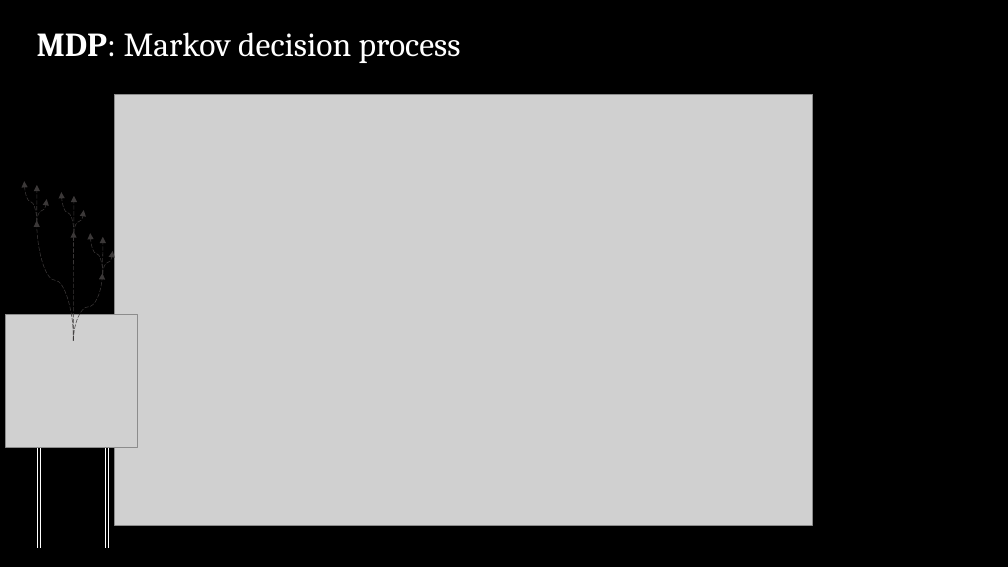
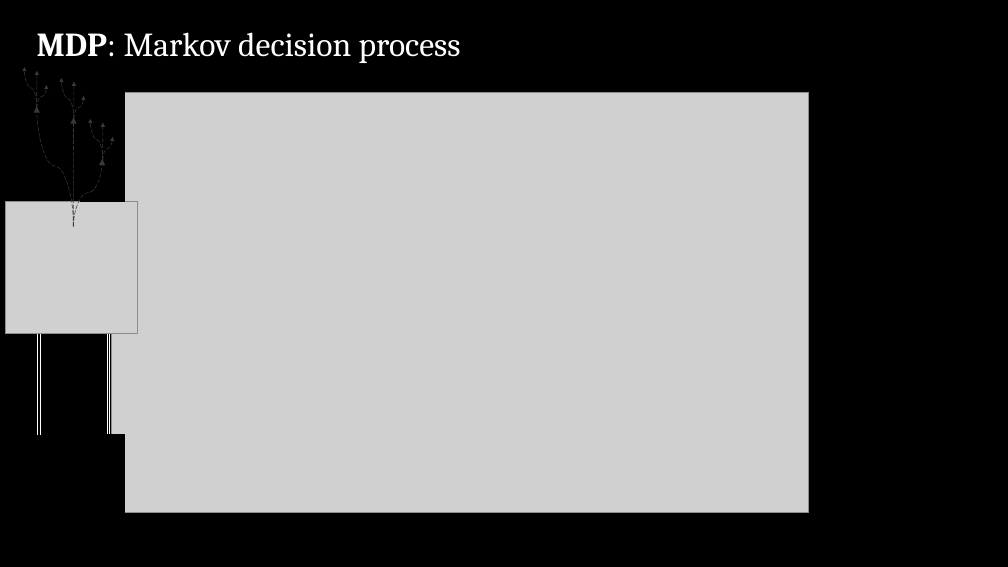
Before and after one commit to sisl/StateEstimation.jl, a slide deck: slide 7 of slides/MDPs to POMDPs.pptx. Drawn at 1008x567 pixels with LibreOffice and Linux fonts; fonts in the diff are those of the drawing; grey boxes stand for pictures. Boxes give left, top, right and bottom in pixels: in the first picture for what was removed or moved away, otherwise in the second. Text is boxed around its words. In the diff, an @@ line names an element or a change of style, - is before the commit and + after.

```diff
--- a/slides/MDPs to POMDPs.pptx
+++ b/slides/MDPs to POMDPs.pptx
@@ rectangle added at bbox=[81, 60, 124, 201], fill #000000, outline #000000 1 pt @@
@@ picture: place and size @@
-picture at bbox=[115, 95, 813, 525]
+picture at bbox=[112, 93, 809, 513]
@@ 12 curved arrows, 3 lines, 1 picture: place and size @@
-12 curved arrows, 3 lines, 1 picture at bbox=[5, 181, 138, 548]
+12 curved arrows, 3 lines, 1 picture at bbox=[5, 67, 138, 435]
@@ line moved from (106, 315) - (106, 548) to (110, 201) - (110, 435) @@
@@ rectangle added at bbox=[81, 435, 124, 564], fill #000000, outline #000000 1 pt @@
```
Also in this commit, not shown: 12 other slides changed.
